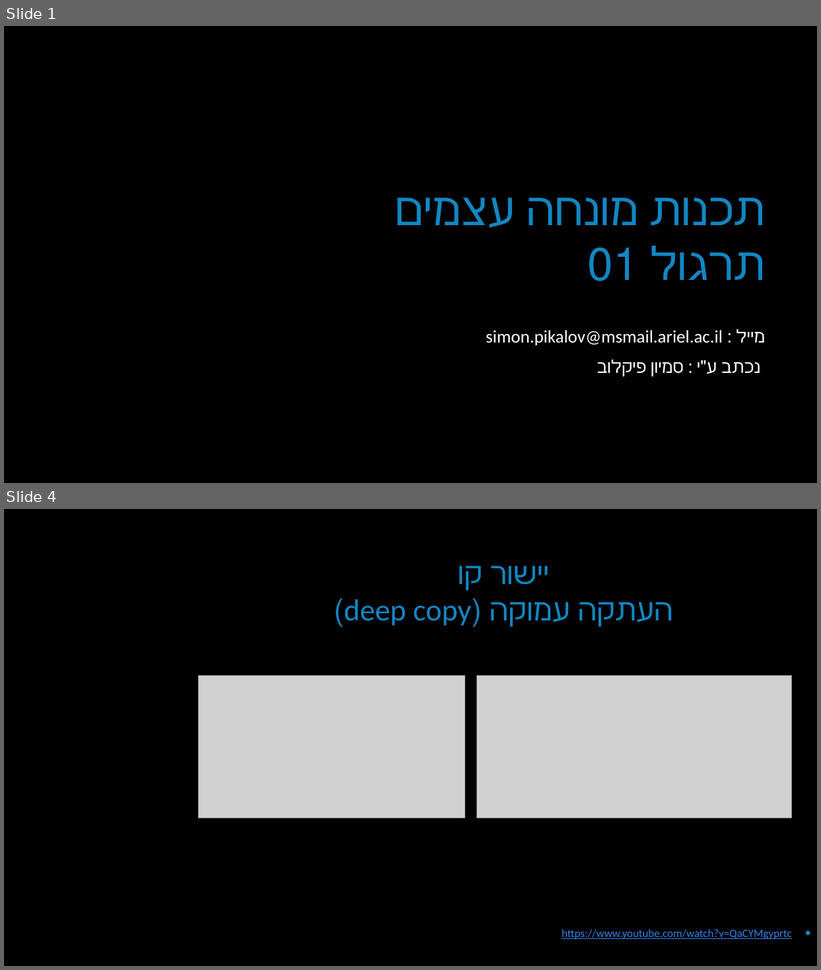
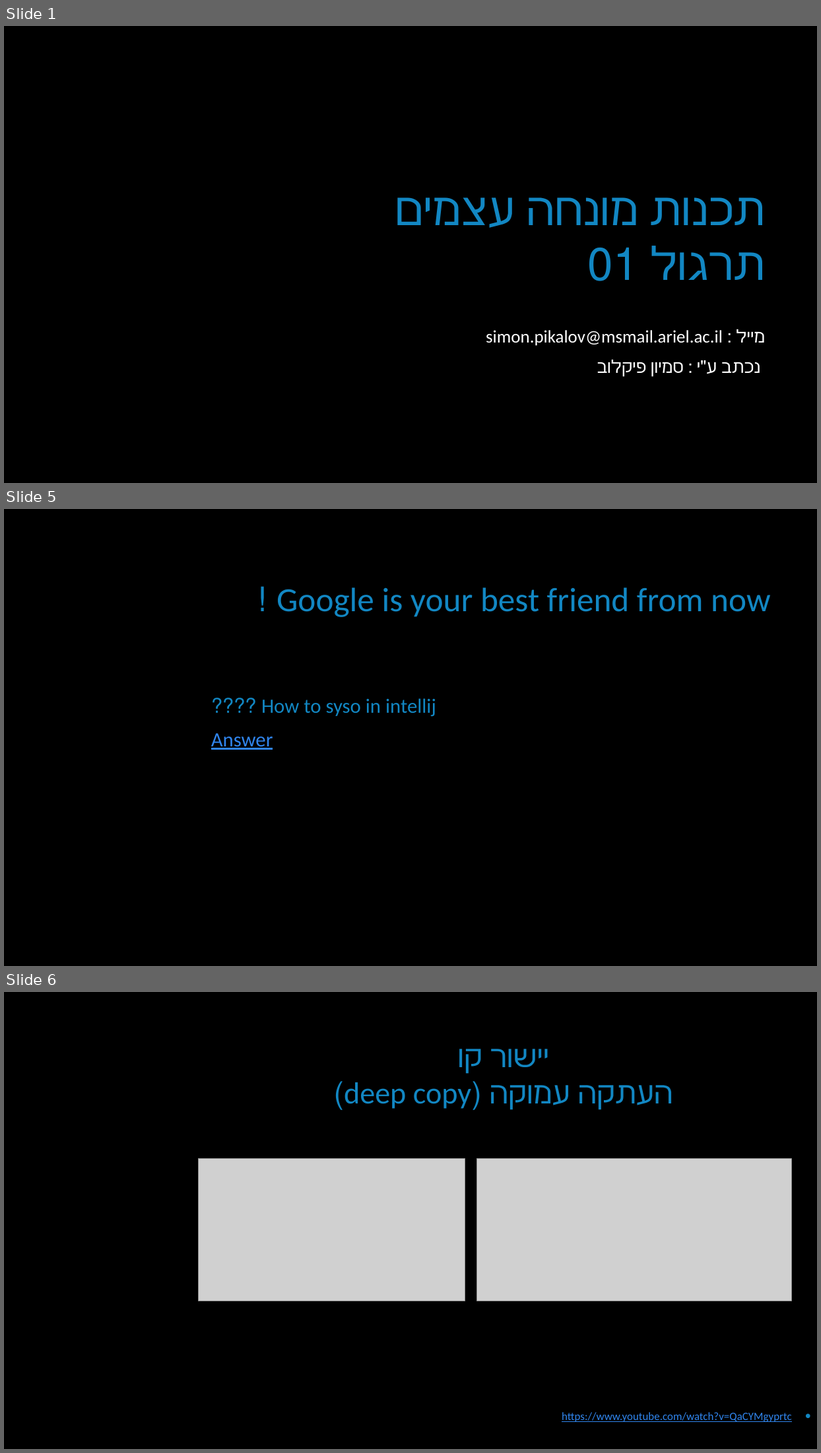
Before and after one commit to simon-pikalov/Ariel_OOP_2020, a slide deck: Classes/week_01/ta1/simon_group/oop1.pptx. Shown one above the other, each under a label of ours: slides 1 and 4 before the commit, slides 1, 5 and 6 after it; the slides between them are not shown. The pictures are 821x970 and 821x1453 pixels, drawn with LibreOffice and Linux fonts; fonts in the diff are those of the drawing; grey boxes stand for pictures; background and template pictures are left out. Boxes give left, top, right and bottom in pixels: in the first picture for what was removed or moved away, otherwise in the second. Text is boxed around its words. In the diff, an @@ line names an element or a change of style, - is before the commit and + after.

```diff
--- a/Classes/week_01/ta1/simon_group/oop1.pptx
+++ b/Classes/week_01/ta1/simon_group/oop1.pptx
@@ slide 5 added at <box>4,509,817,966</box>, background #000000 @@
@@ title added at <box>277,588,770,617</box>, 40 pt, text #1287C3 @@
+Google is your best friend from now !
@@ text added at <box>211,698,436,750</box>, 24 pt, text #1287C3 @@
+How to syso in intellij ????
+Answer
@@ what was slide 4 is now slide 6 @@
```
Also in this commit, not shown: 6 slides changed, 2 other slides added, 2 slides removed, 4 other files.
